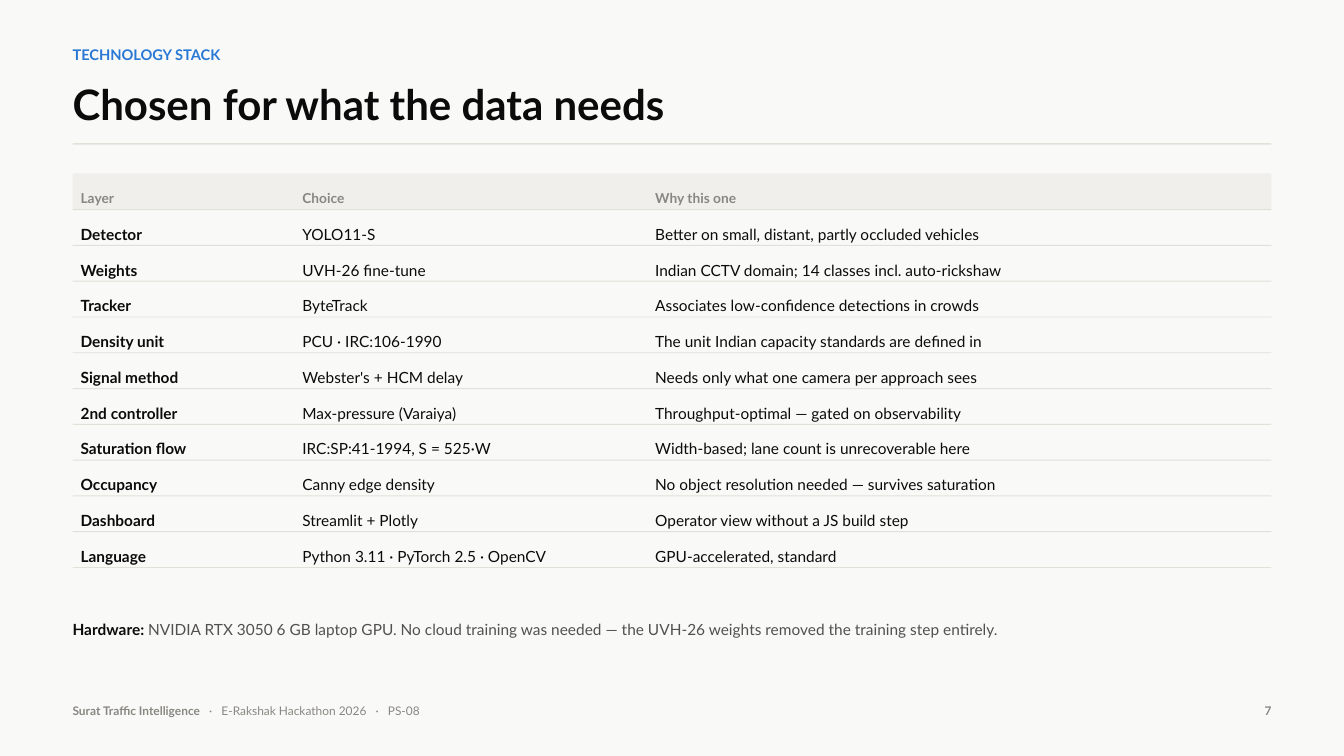
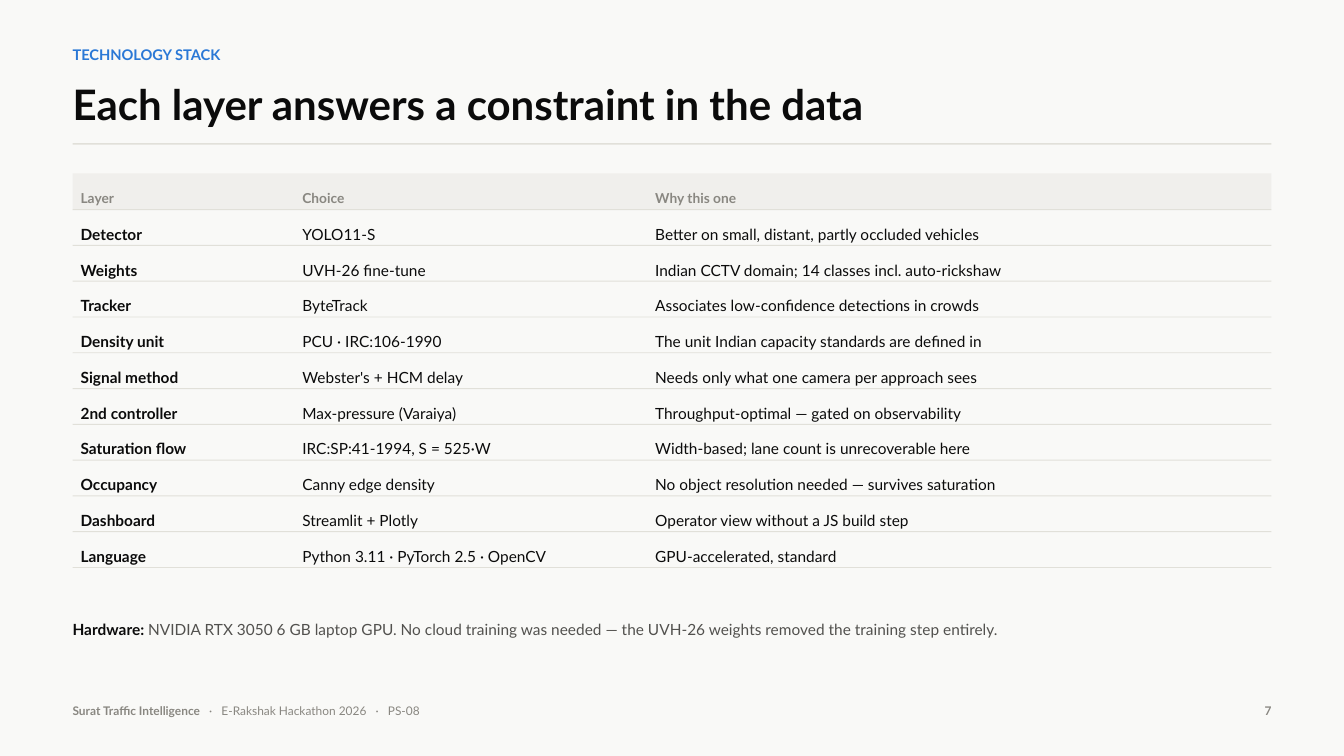
Before and after one commit to Nikhil-AI-Labs/Traffic-Management-System, a slide deck: slide 7 of submission/Surat-Traffic-Intelligence-PS08.pptx. Drawn at 1344x756 pixels with LibreOffice and Linux fonts; fonts in the diff are those of the drawing. Boxes give left, top, right and bottom in pixels: in the first picture for what was removed or moved away, otherwise in the second. Text is boxed around its words. In the diff, an @@ line names an element or a change of style, - is before the commit and + after.

```diff
--- a/submission/Surat-Traffic-Intelligence-PS08.pptx
+++ b/submission/Surat-Traffic-Intelligence-PS08.pptx
@@ text at box(73, 88, 863, 127): text changed @@
-Chosen for what the data needs
+Each layer answers a constraint in the data
```
Also in this commit, not shown: 9 other slides changed, 2 other files.
